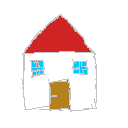
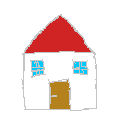
The second 128px x 128px image is a revision of the first. Changes to its layers:
painted on "Layer 1" over 32, 98, 97, 112
painted on "colorization" over 32, 98, 97, 111
